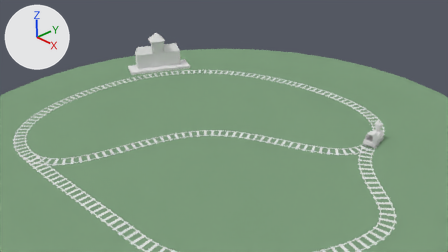
One commit to the Blender file blender/blender_express.blend: the scene before it, then after it.
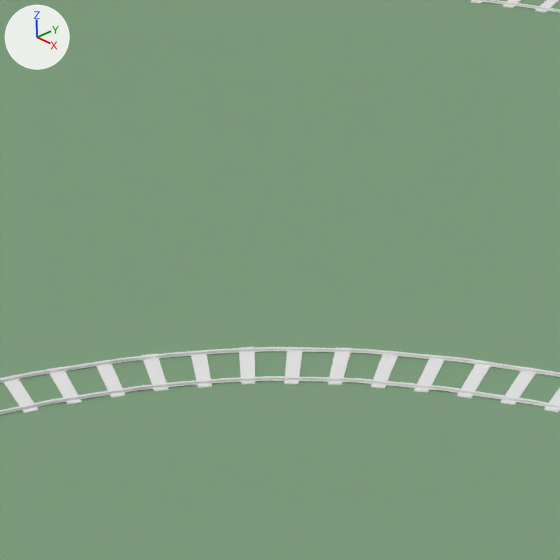
The first picture shows the older version from the file's camera 'camera.main'. The close-ups show both versions on the part from 37% to 57% of the width and 30% to 65% of the height of that picture. Lighting does not change. The marker at upper left points along +X, +Y and +Z.

Names of what the first close-up shows: 'Terrain', 'rail.section.2'.
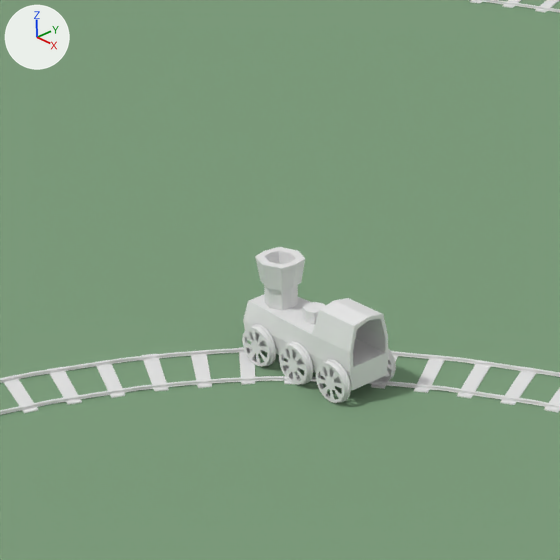
Where the change shows, as pixel boxes (x1, y1, x2, y2) in the close-ups (560 x 560 px):
'train.loco', moved, turned (not visible before): after (243, 247, 388, 391)
'wheel.back', moved, turned (not visible before): after (316, 348, 396, 403)
'wheel.center', moved, turned (not visible before): after (279, 341, 313, 385)
'wheel.front', moved, turned (not visible before): after (242, 324, 276, 367)

The edits, one by one:
Object 'train.loco' (ob_train_loco) turns from (0, 0, -81) to (0, 0, 0) degrees about x, y and z.
Object 'train.loco' (ob_train_loco) moves from (5.418, 4.329, 0.008) to (0.0, 0.0, 0.0).
Object 'wheel.front' (ob_wheel_front) turns from (0, 0, -81) to (0, 0, 0) degrees about x, y and z.
Object 'wheel.front' (ob_wheel_front) moves from (5.354, 4.721, 0.161) to (-0.397, 0.0, 0.153).
Object 'wheel.center' (ob_wheel_center) turns from (0, 0, -81) to (0, 0, 0) degrees about x, y and z.
Object 'wheel.center' (ob_wheel_center) moves from (5.418, 4.329, 0.161) to (0.0, 0.0, 0.153).
Object 'wheel.back' (ob_wheel_back) turns from (0, 0, -81) to (0, 0, 0) degrees about x, y and z.
Object 'wheel.back' (ob_wheel_back) moves from (5.482, 3.944, 0.161) to (0.391, 0.0, 0.153).
